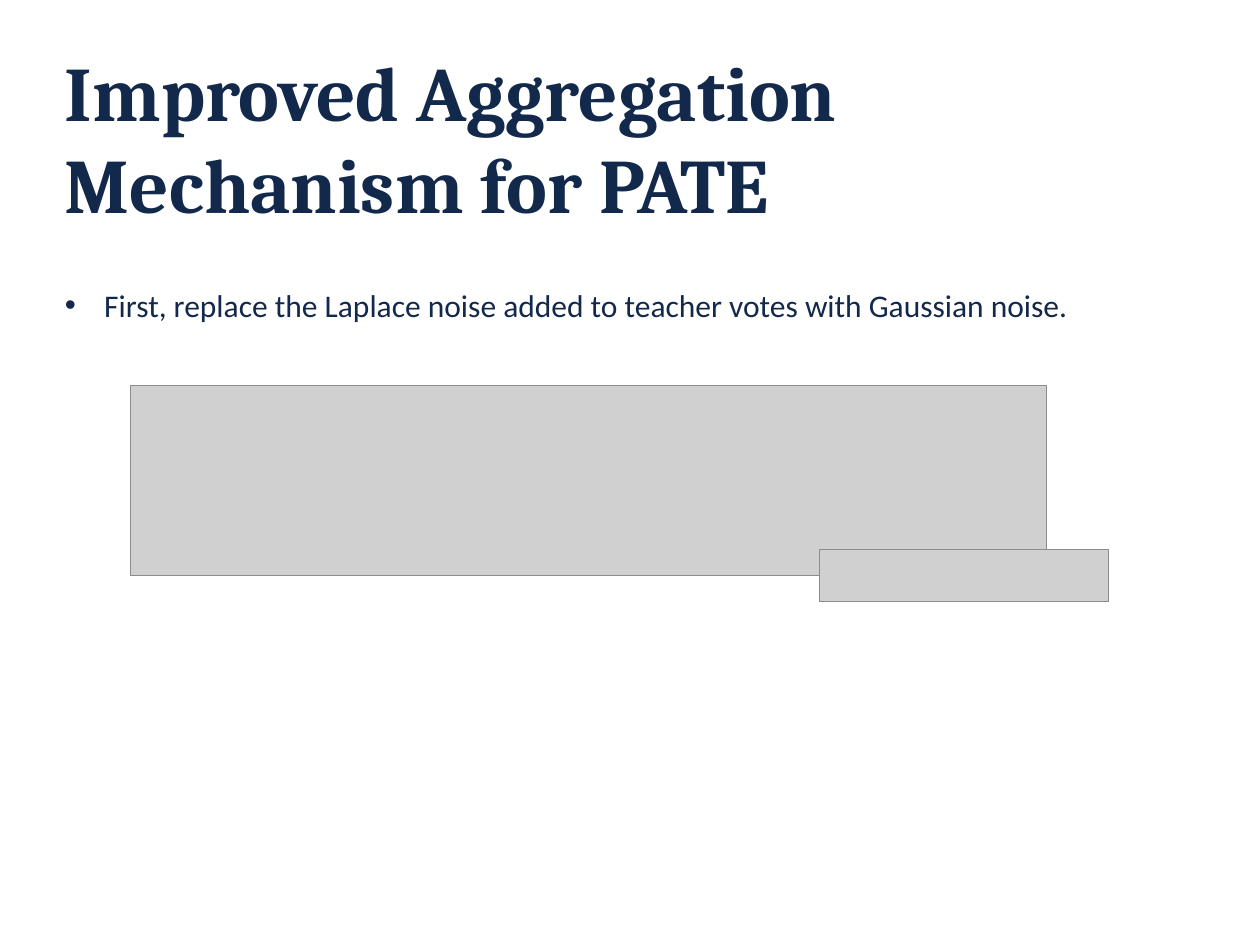
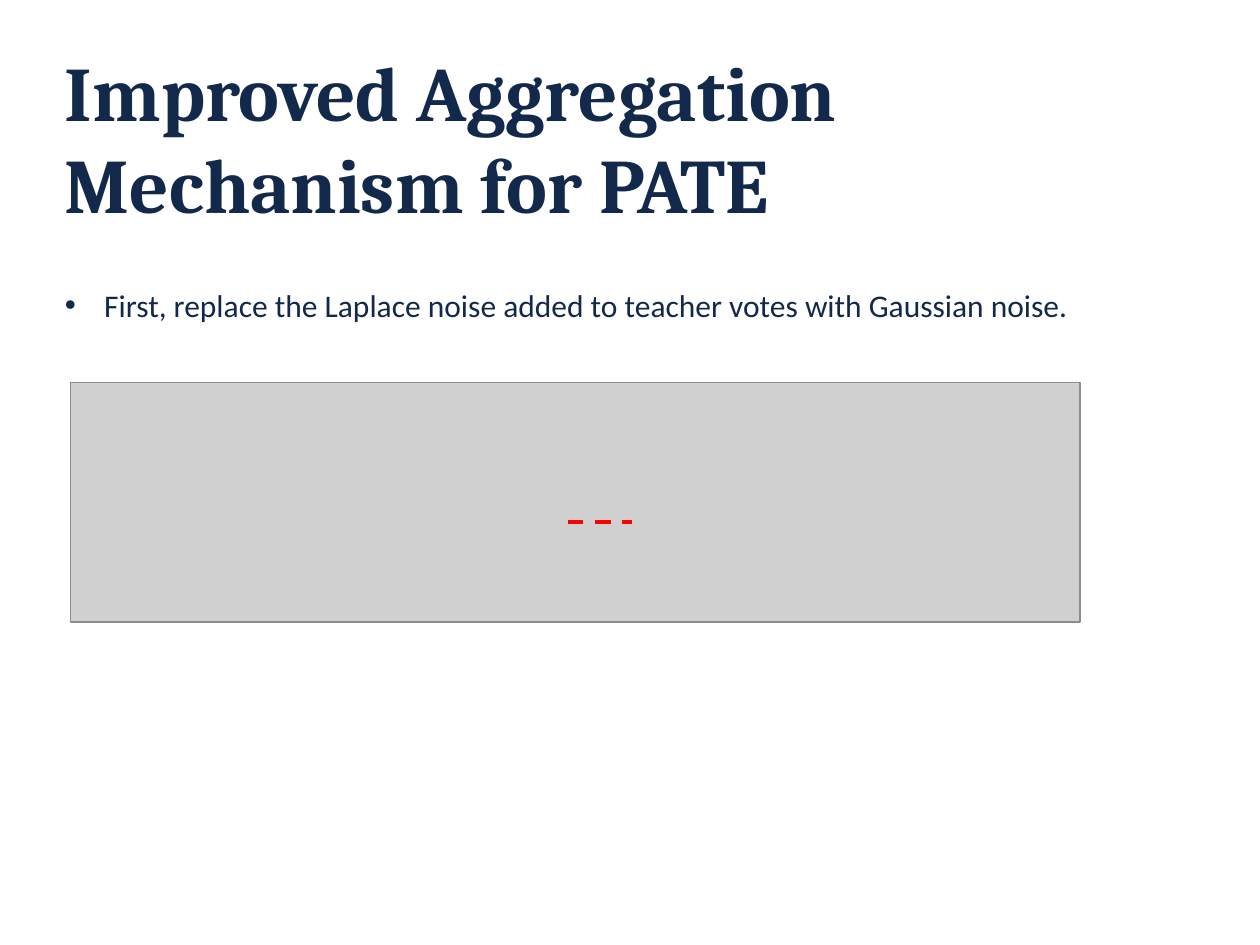
Before and after one commit to aisecure/aisecure.github.io, a slide deck: slide 25 of TEACHING/files/2019/1107/1107_dongqi.pptx. Drawn at 1260x945 pixels with LibreOffice and Linux fonts; fonts in the diff are those of the drawing; grey boxes stand for pictures; background and template pictures are left out. Boxes give left, top, right and bottom in pixels: in the first picture for what was removed or moved away, otherwise in the second. Text is boxed around its words. In the diff, an @@ line names an element or a change of style, - is before the commit and + after.

```diff
--- a/TEACHING/files/2019/1107/1107_dongqi.pptx
+++ b/TEACHING/files/2019/1107/1107_dongqi.pptx
@@ picture: place and size @@
-picture at (130,386,1046,576)
+picture at (71,382,1080,621)
@@ line added from (567, 523) to (633, 523), #FF0000 2.25 pt dashed @@
@@ picture removed at (819,549,1108,602) @@
```
Also in this commit, not shown: 12 other slides changed.
